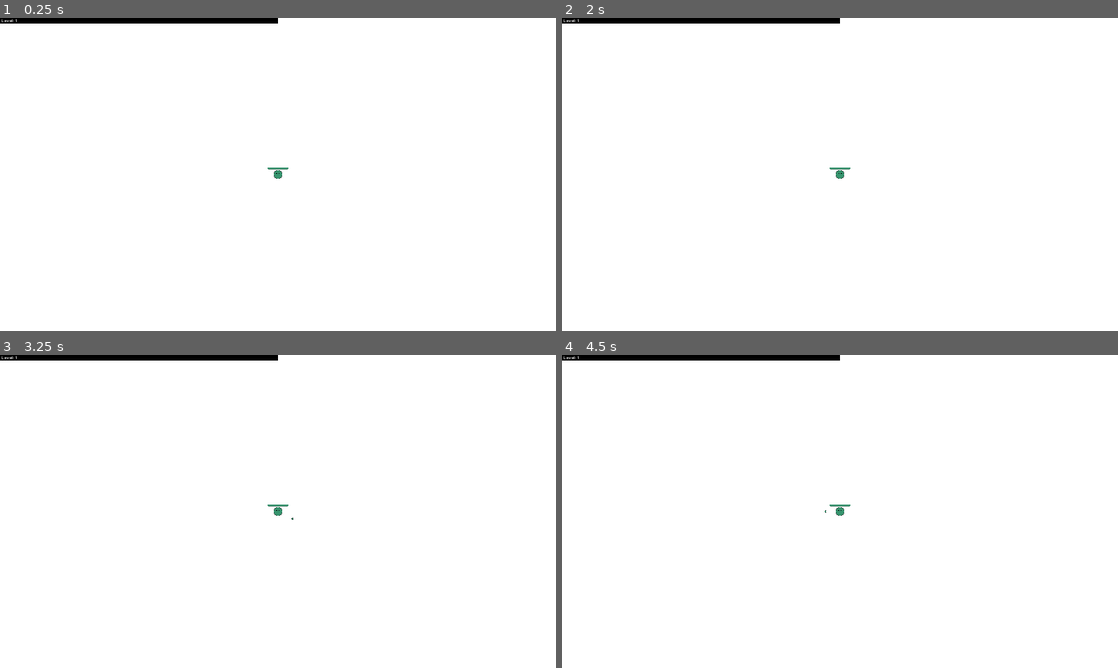
Above: before the commit, frames 1-4 (two rows, left to right).
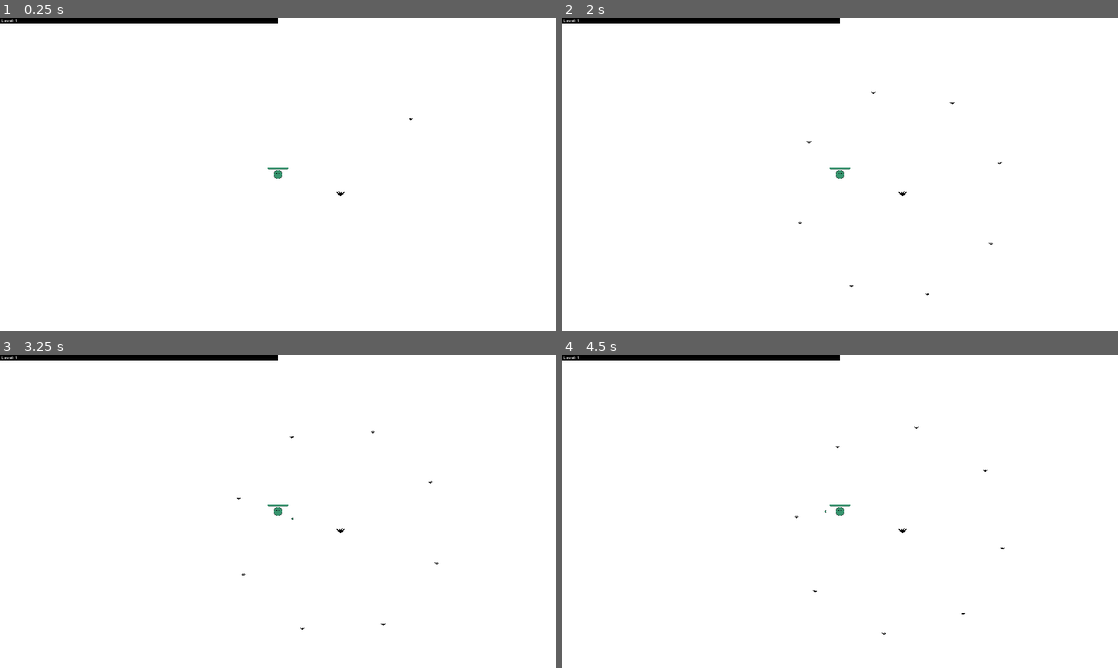
Above: after the commit, the same moments.

Repository: MrBenjaminLeBeau/Survivors-Like
Game: Godot game, scene res://Scenes/game.tscn
Two runs of this game, one before a commit and one after it. Both use one fixed random seed, a clock stepped at 60 frames per second and the inputs below.
Inputs:
- Up to frame 1 (0.25 s): no input
- Up to frame 2 (2 s): tap Enter at 0.5 s; hold D (right) 0.53-1.28 s; hold S (down) from 1.28 s (still down)
- Up to frame 3 (3.25 s): tap Space at 2 s; release S (down) at 2.03 s; hold D (right) 2.03-2.78 s; tap Enter at 2.75 s; hold W (up) from 2.78 s (still down)
- Up to frame 4 (4.5 s): tap Space at 3.5 s; release W (up) at 3.53 s; hold A (left) from 3.53 s (still down)

The runs differ from the first frame. In frame 1, less than 0.1% of the frame differs, in the area x 60-75%, y 32-57%; in frame 2, less than 0.1%; in frame 3, less than 0.1%, in the area x 42-79%, y 24-88%; in frame 4, less than 0.1%.

Commit message:
bat attack added

Diff:
--- /dev/null
+++ b/Scenes/bat_projectile.gd
@@ -0,0 +1,39 @@
+extends Area2D
+
+var time = 0.0
+var speed = 0
+var radius = 2
+var rotation_angle = Vector2(0, 0)
+var damage = 1
+var offset = 0
+
+
+func _ready():
+	offset = get_parent().offset
+	radius = get_parent().projectile_radius
+	speed = get_parent().projectile_speed
+	set_bat_position()
+
+
+func _physics_process(delta):
+	time += delta
+	var angle = speed * time
+	var rotation_angle = Vector2(cos(angle), sin(angle))
+	position += rotation_angle * speed * radius
+
+
+func set_bat_position():
+	position = Vector2(0, -offset)
+	# OLD WAY
+#	if get_parent().bat_number == 1:
+#		position = Vector2(0, -radius)
+#	elif get_parent().bat_number == 2:
+#		position = Vector2(0, radius)
+#	elif get_parent().bat_number == 3:
+#		position = Vector2(radius, 0)
+#	elif get_parent().bat_number == 4:
+#		position = Vector2(-radius, 0)
+
+
+func enemy_hit(charge = 1):
+	pass
--- /dev/null
+++ b/Scenes/bat_projectile.tscn
@@ -0,0 +1,19 @@
+[gd_scene load_steps=4 format=3 uid="uid://vxoq3actyv7w"]
+
+[ext_resource type="Script" path="res://Scenes/bat_projectile.gd" id="1_4k8b8"]
+[ext_resource type="Texture2D" uid="uid://7tdm7abc2nnm" path="res://Graphics/bat.png" id="1_q4wa6"]
+
+[sub_resource type="CircleShape2D" id="CircleShape2D_3bcph"]
+radius = 4.0
+
+[node name="BatProjectile" type="Area2D" groups=["attack"]]
+collision_layer = 4
+collision_mask = 0
+script = ExtResource("1_4k8b8")
+
+[node name="Sprite2D" type="Sprite2D" parent="."]
+scale = Vector2(0.5, 0.5)
+texture = ExtResource("1_q4wa6")
+
+[node name="CollisionShape2D" type="CollisionShape2D" parent="."]
+shape = SubResource("CircleShape2D_3bcph")
--- a/Scenes/game.tscn
+++ b/Scenes/game.tscn
@@ -1,9 +1,10 @@
-[gd_scene load_steps=5 format=3 uid="uid://dc1bfennu4alo"]
+[gd_scene load_steps=6 format=3 uid="uid://dc1bfennu4alo"]
 
 [ext_resource type="Script" path="res://Scripts/game.gd" id="1_1e8cu"]
 [ext_resource type="PackedScene" uid="uid://ftb4ohcongtb" path="res://Scenes/player_slime.tscn" id="1_kupan"]
 [ext_resource type="PackedScene" uid="uid://cjr3daqti6p17" path="res://Scenes/enemy_spawner.tscn" id="4_lduvm"]
 [ext_resource type="PackedScene" uid="uid://b4cqbc2rkuw85" path="res://Scenes/gui_layer.tscn" id="4_xbyk8"]
+[ext_resource type="PackedScene" uid="uid://5dk30v44l45w" path="res://Scenes/player_bat.tscn" id="5_jc7ad"]
 
 [node name="Game" type="Node2D"]
 script = ExtResource("1_1e8cu")
@@ -58,6 +59,9 @@
 [node name="LevelUp" parent="GUILayer" index="1"]
 visible = false
 
+[node name="PlayerBat" parent="." instance=ExtResource("5_jc7ad")]
+position = Vector2(696, 338)
+
 [connection signal="health_depleted" from="PlayerSlime" to="." method="_on_player_slime_health_depleted"]
 
 [editable path="GUILayer"]
--- /dev/null
+++ b/Scenes/player_bat.tscn
@@ -0,0 +1,25 @@
+[gd_scene load_steps=4 format=3 uid="uid://5dk30v44l45w"]
+
+[ext_resource type="Texture2D" uid="uid://7tdm7abc2nnm" path="res://Graphics/bat.png" id="1_h1eha"]
+[ext_resource type="Script" path="res://Scripts/player_bat.gd" id="1_sqgju"]
+
+[sub_resource type="CircleShape2D" id="CircleShape2D_r86pm"]
+radius = 7.0
+
+[node name="PlayerBat" type="CharacterBody2D"]
+motion_mode = 1
+script = ExtResource("1_sqgju")
+
+[node name="Sprite2D" type="Sprite2D" parent="."]
+texture = ExtResource("1_h1eha")
+
+[node name="CollisionShape2D" type="CollisionShape2D" parent="."]
+position = Vector2(0, 1)
+shape = SubResource("CircleShape2D_r86pm")
+
+[node name="ShootingPoint" type="Marker2D" parent="."]
+
+[node name="Timer" type="Timer" parent="."]
+wait_time = 2.0
+
+[connection signal="timeout" from="Timer" to="." method="_on_timer_timeout"]
--- a/Scripts/player.gd
+++ b/Scripts/player.gd
@@ -6,8 +6,6 @@
 
 
 func _physics_process(delta):
-
-
 	const DAMAGE_RATE = 500.0
 	var overlapping_mobs = %HitBox.get_overlapping_bodies()
 
--- /dev/null
+++ b/Scripts/player_bat.gd
@@ -0,0 +1,54 @@
+extends CharacterBody2D
+
+var move_speed = 100
+var move_direction = Vector2(0, 0)
+
+var bat_projectile = preload("res://Scenes/bat_projectile.tscn")
+var maximum_bats = 8
+var bat_number = 0
+var projectile_speed = 3
+var projectile_radius = 6
+var offset = 60 * projectile_radius
+
+
+func _ready():
+	set_spawn_timer()
+	spawn_bats()
+
+
+func _physics_process(delta):
+	player_movement()
+
+
+func player_movement():
+	move_direction = Input.get_vector("left", "right", "up", "down").normalized()
+	velocity = move_direction * move_speed
+	move_and_slide()
+
+
+func spawn_bats():
+	bat_number += 1
+	var new_bat = bat_projectile.instantiate()
+	new_bat.position = $ShootingPoint.position
+	$ShootingPoint.get_parent().add_child(new_bat)
+
+
+
+	# OLD WAY TO SPAWN MULTIPLE BATS = NO TIMER
+#	for x in range(1, number_of_bats + 1):
+#		bat_number = x
+#		var new_bat = bat_projectile.instantiate()
+#		new_bat.global_position = $ShootingPoint.global_position
+#		$ShootingPoint.get_parent().add_child(new_bat)
+
+
+func _on_timer_timeout():
+	if bat_number < maximum_bats:
+		spawn_bats()
+	else:
+		$Timer.stop()
+
+
+func set_spawn_timer():
+	$Timer.wait_time = (2 * PI) / (maximum_bats * projectile_speed)
+	$Timer.start()
--- /dev/null
+++ b/bat_testing.tscn
@@ -0,0 +1,8 @@
+[gd_scene load_steps=2 format=3 uid="uid://u4ctge7tugl6"]
+
+[ext_resource type="PackedScene" uid="uid://5dk30v44l45w" path="res://Scenes/player_bat.tscn" id="1_jjvd0"]
+
+[node name="BatTesting" type="Node2D"]
+
+[node name="PlayerBat" parent="." instance=ExtResource("1_jjvd0")]
+position = Vector2(918, 519)
Binary file added: Graphics/bat.png
Not shown, added: Graphics/bat.png.import
